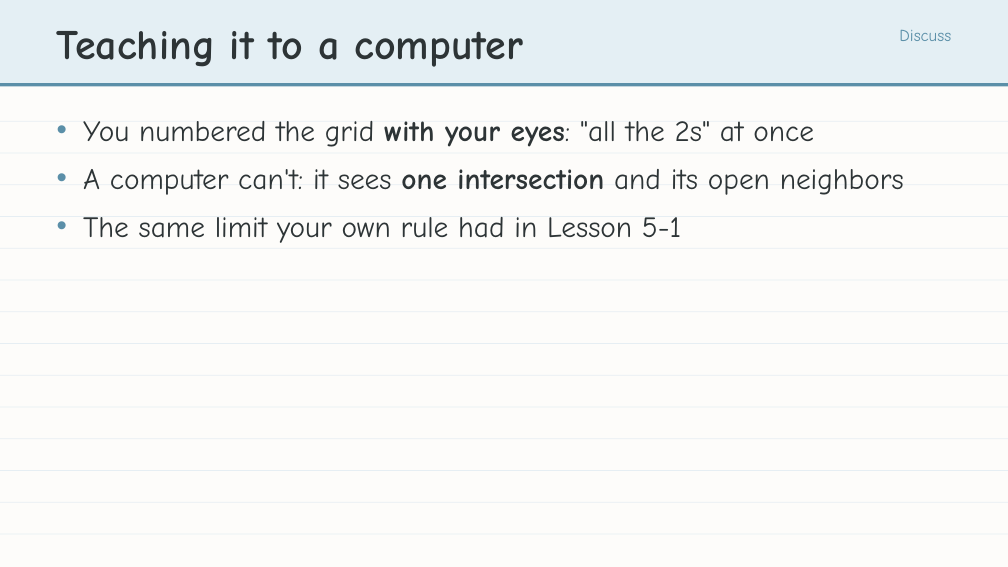
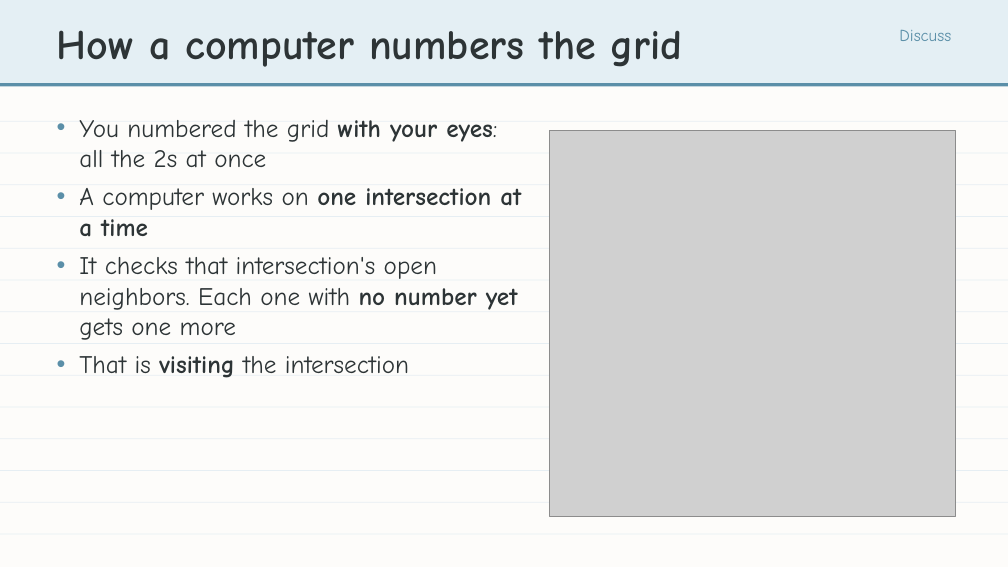
Before and after one commit to bradamiller/LearningPython, a slide deck: slide 15 of static/slides/module-05-pathfinding/module-5-lesson-02-finding-the-path.pptx. Drawn at 1008x567 pixels with LibreOffice and Linux fonts; fonts in the diff are those of the drawing; grey boxes stand for pictures. Boxes give left, top, right and bottom in pixels: in the first picture for what was removed or moved away, otherwise in the second. Text is boxed around its words. In the diff, an @@ line names an element or a change of style, - is before the commit and + after.

```diff
--- a/static/slides/module-05-pathfinding/module-5-lesson-02-finding-the-path.pptx
+++ b/static/slides/module-05-pathfinding/module-5-lesson-02-finding-the-path.pptx
@@ text at bbox=[57, 30, 683, 67]: text changed @@
-Teaching it to a computer
+How a computer numbers the grid
@@ text at bbox=[79, 120, 521, 378]: text changed; size 28 to 24 pt @@
-• You numbered the grid with your eyes: "all the 2s" at once
-• A computer can't: it sees one intersection and its open neighbors
-• The same limit your own rule had in Lesson 5-1
+• You numbered the grid with your eyes: all the 2s at once
+• A computer works on one intersection at a time
+• It checks that intersection's open neighbors. Each one with no number yet gets one more
+• That is visiting the intersection
@@ picture added at bbox=[549, 130, 955, 516] @@
```
Also in this commit, not shown: 13 other slides changed, 20 other files.
